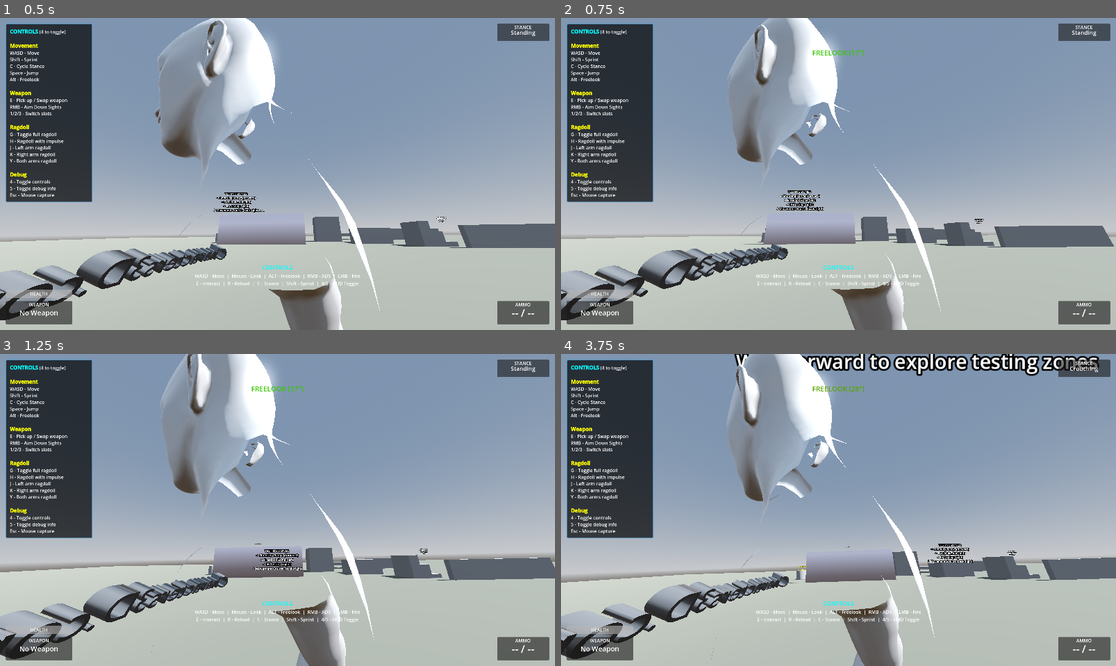
Above: before the commit, frames 1-4 (two rows, left to right).
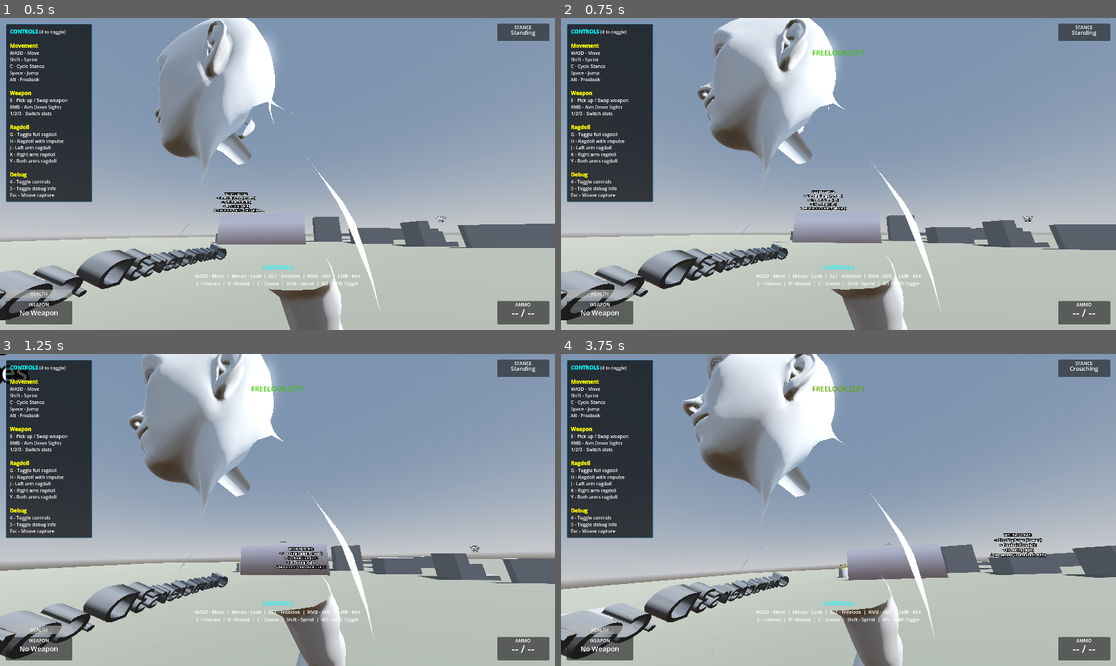
Above: after the commit, the same moments.

Repository: lmf-git/fpp-ik-ads
Game: Godot game, scene res://scenes/enhanced_demo.tscn
Same seed, same stepped clock (60 frames per second), same inputs: the game is played once before the commit and once after it.
Inputs (mouse positions are in pixels of both pictures, inside the frame that each line leads up to):
- Up to frame 1 (0.5 s): no input
- Up to frame 2 (0.75 s): tap Enter at 0.5 s; move the mouse to (866, 174) at 0.52 s; hold W (move_forward) from 0.53 s (still down); hold Alt (freelook) from 0.53 s (still down); click (866, 174) at 0.67 s
- Up to frame 3 (1.25 s): keep holding W (move_forward); keep holding Alt (freelook); tap Space (jump) at 0.77 s
- Up to frame 4 (3.75 s): keep holding W (move_forward); move the mouse to (810, 510) at 1.27 s; release Alt (freelook) at 1.28 s; right-click (810, 510) at 1.35 s; tap Space (jump) at 1.52, 3.02 s; tap Alt (freelook) at 1.55, 3.05 s; move the mouse to (849, 503) at 2.02 s; hold Alt (freelook) 2.03-2.78 s; tap C (crouch) at 2.1 s; move the mouse to (832, 516) at 2.77 s; click (832, 516) at 2.85 s; move the mouse to (877, 513) at 3.52 s; hold Alt (freelook) from 3.53 s (still down)

Frame 1 is identical in both runs. In frame 2, 7.5% of the frame differs, in the area x 0-100%, y 0-100%; in frame 3, 8.1%; in frame 4, 13%.

Commit message:
Fix head rotation, ragdoll springback, and ground jitter
Head rotation fixes:
- Adjusted head pitch/yaw mapping for new camera orientation
- Camera now looks down -Y, so pitch doesn't need negation
- Yaw inverted to match correct turn direction

Ragdoll springback fixes:
- Set ALL joint softness to 0.0 (was 0.85-0.98)
- High softness causes spring/bounce behavior
- Softness 0.0 = hard stop, limbs stay where they fall
- No more arms/legs returning to default pose

Ragdoll jitter fixes:
- Switched from BoxShape3D to CapsuleShape3D for all limbs
- Capsules have smooth rolling surfaces (no edge collisions)
- Arms: radius 0.025, height 0.15
- Legs: radius 0.035, height 0.18
- Hands/feet also use capsules now
- Increased initial damping 5-10x (1.0-2.5 from 0.1-0.5)
- Higher damping reduces bounce/jitter on ground impact
- Still stiffens over 5 seconds as designed

Diff:
--- a/scripts/components/camera_controller_component.gd
+++ b/scripts/components/camera_controller_component.gd
@@ -165,8 +165,11 @@
 		return
 
 	# Calculate head rotation (compensate for camera-body offset)
-	var head_pitch := -camera_x_rotation  # Negate for character model orientation
-	var head_yaw := freelook_offset
+	# Camera now looks down -Y, head bone points up +Y
+	# Pitch: camera_x_rotation maps to head X rotation (no negation needed)
+	# Yaw: freelook_offset maps to head Y rotation (negate for correct direction)
+	var head_pitch := camera_x_rotation
+	var head_yaw := -freelook_offset
 
 	# Apply neck limits
 	head_pitch = clampf(
--- a/scripts/components/ragdoll_controller.gd
+++ b/scripts/components/ragdoll_controller.gd
@@ -49,7 +49,7 @@
 		"angular_damp": 1.0,
 		"linear_limit": 0.003,
 		"angular_limits": {"x": [140, 0], "y": [20, -20], "z": [20, -20]},
-		"softness": {"x": 0.95, "y": 0.95, "z": 0.95}  # Very soft - floppy arms
+		"softness": {"x": 0.0, "y": 0.0, "z": 0.0}  # No spring - stays where it falls
 	},
 	&"lower_leg": {
 		"type": PhysicalBone3D.JOINT_TYPE_6DOF,
@@ -57,7 +57,7 @@
 		"angular_damp": 0.6,
 		"linear_limit": 0.008,
 		"angular_limits": {"x": [130, 0], "y": [15, -15], "z": [15, -15]},
-		"softness": {"x": 0.9, "y": 0.9, "z": 0.9}  # Very soft - floppy legs
+		"softness": {"x": 0.0, "y": 0.0, "z": 0.0}  # No spring - stays where it falls
 	},
 	&"shoulder": {
 		"type": PhysicalBone3D.JOINT_TYPE_6DOF,
@@ -65,7 +65,7 @@
 		"angular_damp": 2.0,
 		"linear_limit": 0.002,
 		"angular_limits": {"x": [45, -30], "y": [40, -40], "z": [30, -30]},
-		"softness": {"x": 0.95, "y": 0.95, "z": 0.95}  # Very soft
+		"softness": {"x": 0.0, "y": 0.0, "z": 0.0}  # No spring
 	},
 	&"upper_arm": {
 		"type": PhysicalBone3D.JOINT_TYPE_6DOF,
@@ -73,7 +73,7 @@
 		"angular_damp": 1.5,
 		"linear_limit": 0.004,
 		"angular_limits": {"x": [120, -40], "y": [90, -45], "z": [50, -50]},
-		"softness": {"x": 0.95, "y": 0.95, "z": 0.95}  # Very soft
+		"softness": {"x": 0.0, "y": 0.0, "z": 0.0}  # No spring
 	},
 	&"spine": {
 		"type": PhysicalBone3D.JOINT_TYPE_6DOF,
@@ -105,7 +105,7 @@
 		"angular_damp": 0.98,
 		"linear_limit": 0.002,
 		"angular_limits": {"x": [20, -30], "y": [15, -15], "z": [10, -10]},
-		"softness": {"x": 0.98, "y": 0.98, "z": 0.98}  # Very floppy hands
+		"softness": {"x": 0.0, "y": 0.0, "z": 0.0}  # No spring - limp hands
 	},
 	&"foot": {
 		"type": PhysicalBone3D.JOINT_TYPE_6DOF,
@@ -113,7 +113,7 @@
 		"angular_damp": 0.95,
 		"linear_limit": 0.005,
 		"angular_limits": {"x": [15, -30], "y": [10, -10], "z": [10, -10]},
-		"softness": {"x": 0.85, "y": 0.85, "z": 0.85}  # Soft feet (but not as floppy as hands)
+		"softness": {"x": 0.0, "y": 0.0, "z": 0.0}  # No spring - stays where it falls
 	}
 }
 
@@ -215,23 +215,23 @@
 	var final_angular: float
 
 	if "hand" in name_lower or "neck" in name_lower:
-		# Hands and neck: very floppy initially, moderate stiffness finally
-		initial_linear = 0.1
-		initial_angular = 0.2
-		final_linear = 1.5
-		final_angular = 2.0
-	elif "head" in name_lower:
-		# Head: moderate floppy, high stiffness (important for stability)
-		initial_linear = 0.3
-		initial_angular = 0.5
+		# Hands and neck: moderate damping to prevent jitter, then stiffen
+		initial_linear = 1.0
+		initial_angular = 1.5
 		final_linear = 3.0
 		final_angular = 4.0
-	else:
-		# Arms and legs: low initial damping, high final damping
-		initial_linear = 0.2
-		initial_angular = 0.3
-		final_linear = 2.5
-		final_angular = 3.5
+	elif "head" in name_lower:
+		# Head: higher damping for stability (no jitter on ground contact)
+		initial_linear = 2.0
+		initial_angular = 2.5
+		final_linear = 5.0
+		final_angular = 6.0
+	else:
+		# Arms and legs: moderate damping to reduce jitter on impact
+		initial_linear = 1.5
+		initial_angular = 2.0
+		final_linear = 4.0
+		final_angular = 5.0
 
 	# Set initial damping (floppy ragdoll)
 	physical_bone.linear_damp = initial_linear
@@ -261,27 +261,36 @@
 		sphere.radius = 0.08
 		return sphere
 	elif "hand" in name_lower:
-		var box := BoxShape3D.new()
-		box.size = Vector3(0.04, 0.06, 0.025)  # Smaller hands to reduce jitter
-		return box
+		# Capsule for smooth collisions
+		var capsule := CapsuleShape3D.new()
+		capsule.radius = 0.02
+		capsule.height = 0.06
+		return capsule
 	elif "foot" in name_lower:
-		var box := BoxShape3D.new()
-		box.size = Vector3(0.06, 0.04, 0.12)  # Smaller feet to reduce jitter
-		return box
+		# Capsule for smooth ground contact
+		var capsule := CapsuleShape3D.new()
+		capsule.radius = 0.03
+		capsule.height = 0.10
+		return capsule
 	elif "spine" in name_lower or "hips" in name_lower:
+		# Keep boxes for torso (more stable)
 		var box := BoxShape3D.new()
 		box.size = Vector3(0.25, 0.2, 0.2) if "hips" in name_lower else Vector3(0.2, 0.3, 0.15)
 		return box
 	else:
-		# Default box for limbs (arms, legs, neck) - made smaller to reduce collision jitter
-		var box := BoxShape3D.new()
+		# Capsules for limbs (arms, legs, neck) - smooth collisions, no jitter
+		var capsule := CapsuleShape3D.new()
 		if "arm" in name_lower:
-			box.size = Vector3(0.03, 0.14, 0.03)  # Thinner arms to prevent jitter
+			capsule.radius = 0.025
+			capsule.height = 0.15
 		elif "leg" in name_lower:
-			box.size = Vector3(0.045, 0.16, 0.045)  # Thinner legs to prevent jitter
+			capsule.radius = 0.035
+			capsule.height = 0.18
 		else:
-			box.size = Vector3(0.04, 0.12, 0.04)  # Smaller default box
-		return box
+			# Default capsule for neck/other
+			capsule.radius = 0.03
+			capsule.height = 0.12
+		return capsule
 
 func _get_bone_mass(bone_name: StringName) -> float:
 	var name_lower := String(bone_name).to_lower()
